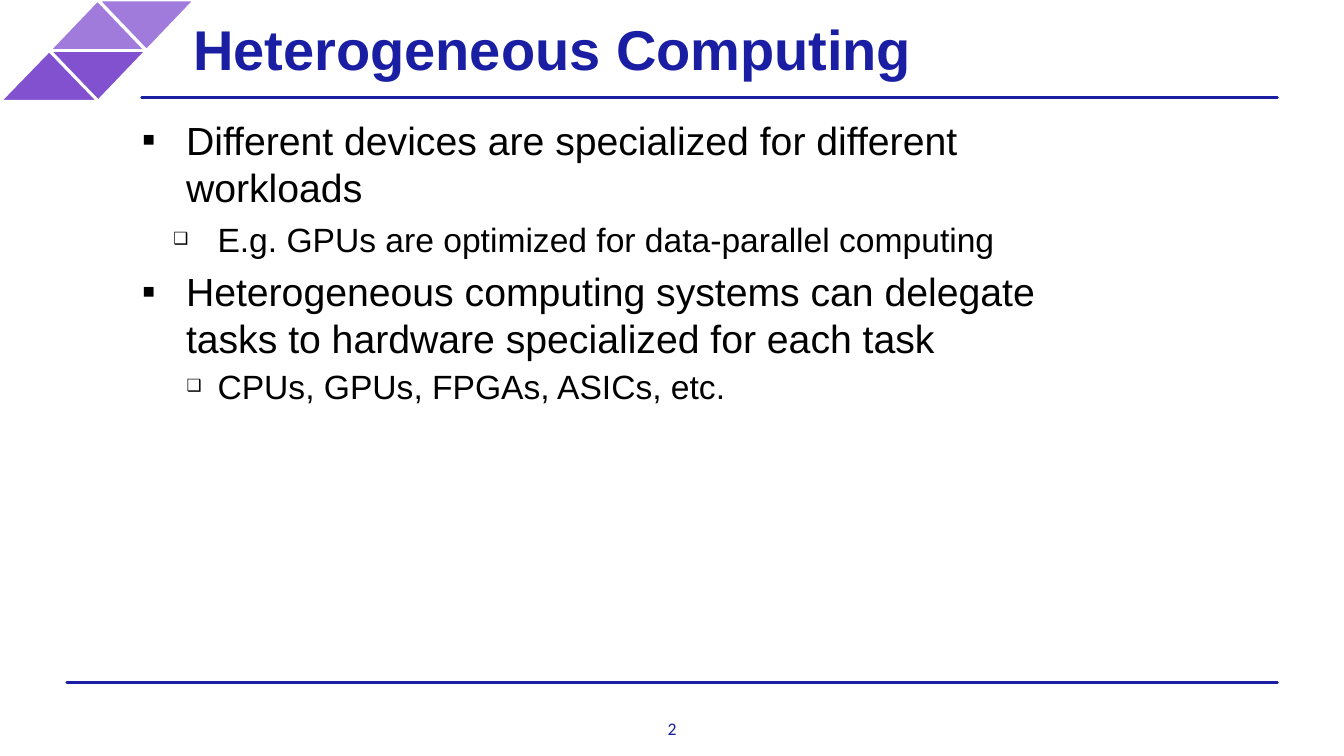
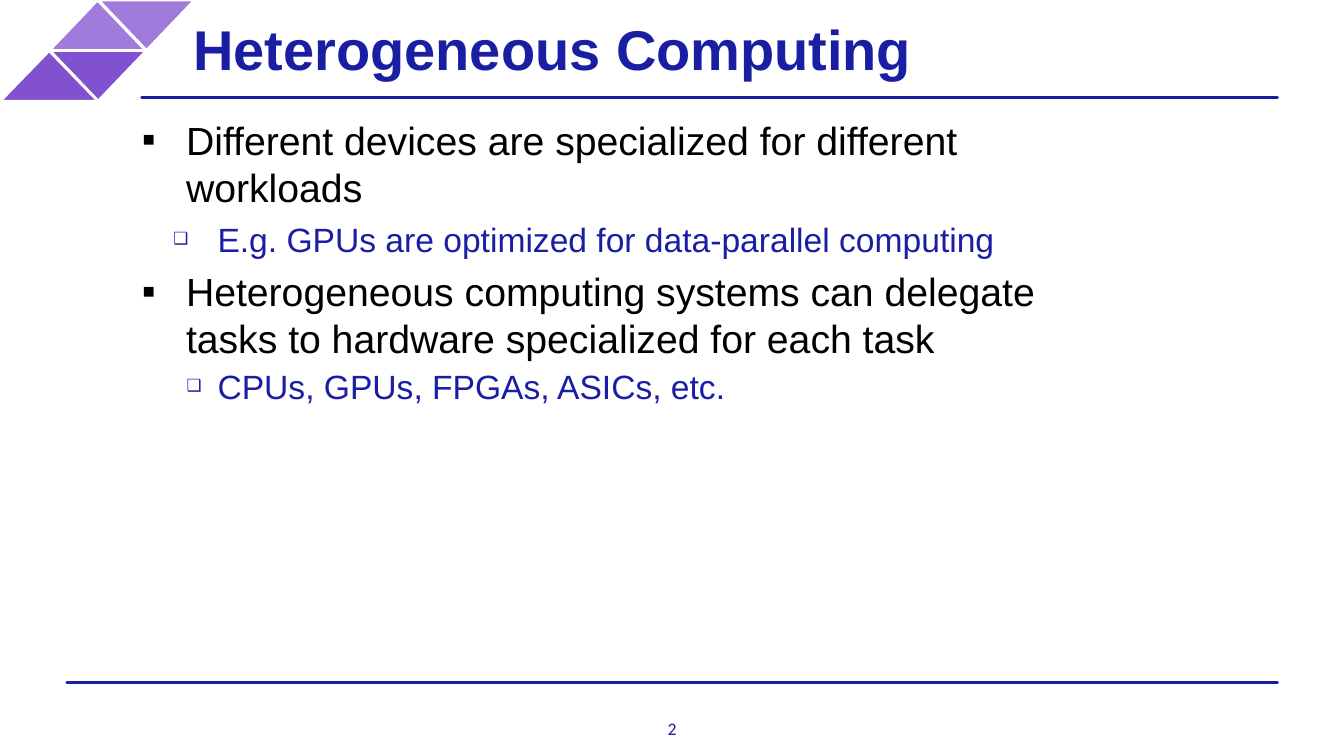
Before and after one commit to BenjaminMFindley/Reconfig-2-SYCL-DPCPP, a slide deck: slide 2 of Slides/SYCL intro.pptx. Drawn at 1344x756 pixels with LibreOffice and Linux fonts; fonts in the diff are those of the drawing; background and template pictures are left out. Boxes give left, top, right and bottom in pixels: in the first picture for what was removed or moved away, otherwise in the second. Text is boxed around its words. In the diff, an @@ line names an element or a change of style, - is before the commit and + after.

Commit message:
Minor formatting fix

```diff
--- a/Slides/SYCL intro.pptx
+++ b/Slides/SYCL intro.pptx
@@ text at [218,227,994,404]: text colour #000000 to #191EA2 in "E.g. GPUs are optimized for data-parallel computing", "CPUs, GPUs, FPGAs, ASICs, etc." @@
```
